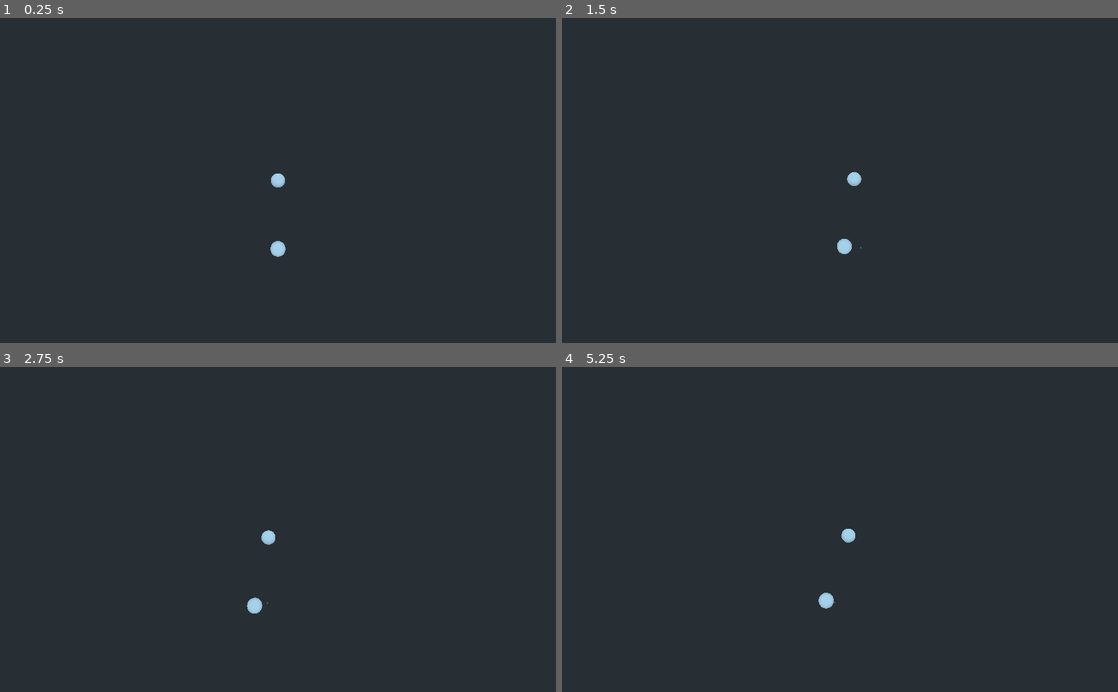
Above: before the commit, frames 1-4 (two rows, left to right).
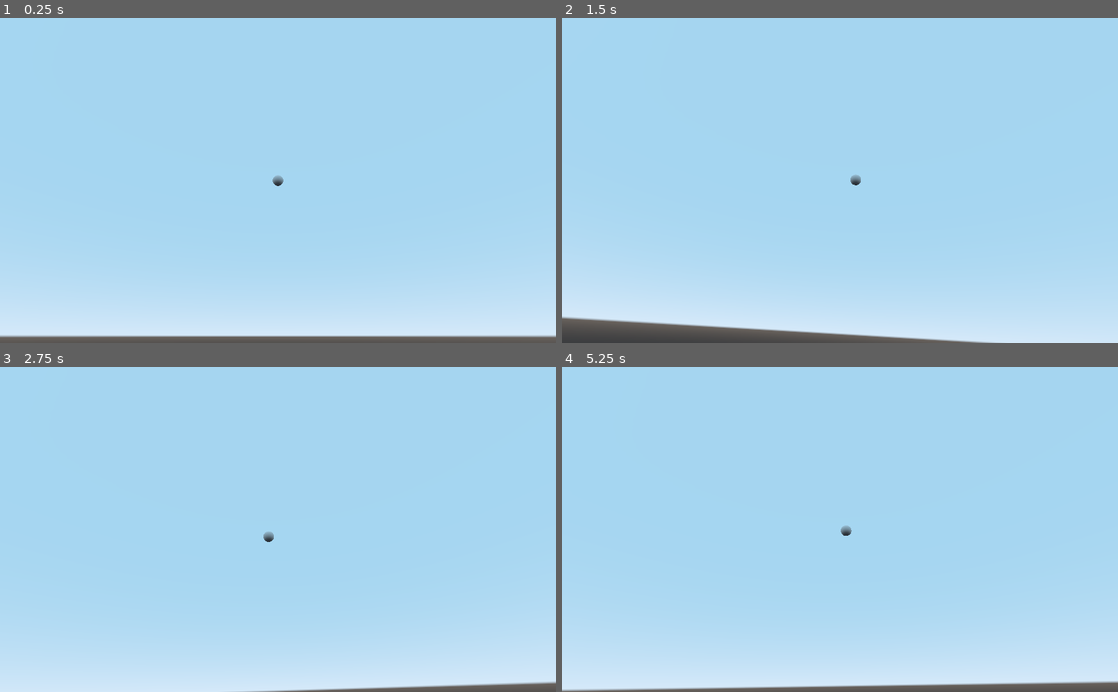
Above: after the commit, the same moments.

Repository: BeanPoleGamesDev/plummet
Game: Godot game, scene res://game.tscn
Two runs of this game, one before a commit and one after it. Both use one fixed random seed, a clock stepped at 60 frames per second and the inputs below.
Inputs (mouse positions are in pixels of both pictures, inside the frame that each line leads up to):
- Up to frame 1 (0.25 s): no input
- Up to frame 2 (1.5 s): tap Enter (ui_accept) at 0.5, 0.77 s; move the mouse to (867, 180) at 0.52 s; hold Up (ui_up) from 0.53 s (still down); move the mouse to (812, 180) at 1.27 s
- Up to frame 3 (2.75 s): keep holding Up (ui_up); tap Enter (ui_accept) at 1.52 s; move the mouse to (289, 523) at 2.02 s
- Up to frame 4 (5.25 s): keep holding Up (ui_up); move the mouse to (834, 536) at 2.77 s; tap Enter (ui_accept) at 3.02, 3.77, 4.52 s; move the mouse to (878, 532) at 3.52 s; move the mouse to (795, 526) at 4.27 s; move the mouse to (845, 529) at 5.02 s

The runs differ from the first frame. In frame 1, 100% of the frame differs, in the area x 0-100%, y 0-100%; in frame 2, 100%; in frame 3, 100%; in frame 4, 100%.
Error after the commit: Invalid get index 'location' (on base: 'Spatial (player.gd)'). (res://game.gd:21)

Commit message:
clean up

Diff:
--- a/game.tscn
+++ b/game.tscn
@@ -8,7 +8,7 @@
 script = ExtResource( 1 )
 
 [node name="target" parent="." instance=ExtResource( 2 )]
-transform = Transform( 1, 0, 0, 0, 1, 0, 0, 0, 1, 0, -31.5628, -9.19943 )
+transform = Transform( 1, 0, 0, 0, 1, 0, 0, 0, 1, 35.4803, 24.114, 5.94405 )
 
 [node name="target2" parent="." instance=ExtResource( 2 )]
 transform = Transform( 1, 0, 0, 0, 1, 0, 0, 0, 1, 0, -32.1115, 0.0867968 )
--- a/player.gd
+++ b/player.gd
@@ -1,10 +1,9 @@
-extends KinematicBody
+extends Spatial
 
-onready var view = get_node("view")
+onready var view = get_node("body/view")
 
 var down : Vector3
 var velocity : Vector3
-var location : Vector3
 var fall_speed = 0
 var move_speed = 40
 var current_rotation : Vector3
@@ -19,15 +18,15 @@
 func _on_rotate_view(rot: Vector3):
 	var added_rotation : Vector3
 	var r : Vector3
-	current_rotation = $view.get_rotation_degrees()
+	current_rotation = view.get_rotation_degrees()
 	added_rotation = rot * cam_rotation_speed
 	r.x = clamp(current_rotation.x + added_rotation.x, -cam_limit.x, cam_limit.x)
 	r.y = clamp(current_rotation.y + added_rotation.y, -cam_limit.y, cam_limit.y)
-	$view.set_rotation_degrees(r)
+	view.set_rotation_degrees(r)
 
 func _physics_process(delta):
-	location = self.get_translation()
-	velocity.x = move_speed * -$view.get_rotation().y
-	velocity.z = move_speed * -$view.get_rotation().x
-	velocity.y = -fall_speed
-	self.move_and_collide(velocity * delta)
+
+	velocity.y = move_speed * view.get_rotation().x
+	velocity.x = move_speed * -view.get_rotation().y
+	velocity.z = -fall_speed
+	self.translate_object_local(velocity * delta)
--- a/player.tscn
+++ b/player.tscn
@@ -6,22 +6,19 @@
 
 [sub_resource type="BoxShape" id=2]
 
-[node name="player" type="KinematicBody"]
+[node name="player" type="Spatial"]
 script = ExtResource( 1 )
 
-[node name="view" type="Camera" parent="."]
+[node name="body" type="KinematicBody" parent="."]
+
+[node name="CollisonShape" type="CollisionShape" parent="body"]
+shape = SubResource( 1 )
+
+[node name="view" type="Camera" parent="body"]
 current = true
 
-[node name="view_old" type="Spatial" parent="."]
+[node name="hurt_box" type="Area" parent="body"]
+editor/display_folded = true
 
-[node name="y" type="Spatial" parent="view_old"]
-
-[node name="body" type="CollisionShape" parent="."]
-shape = SubResource( 1 )
-
-[node name="head" type="Spatial" parent="body"]
-
-[node name="HurtBox" type="Area" parent="."]
-
-[node name="CollisionShape" type="CollisionShape" parent="HurtBox"]
+[node name="CollisionShape" type="CollisionShape" parent="body/hurt_box"]
 shape = SubResource( 2 )
